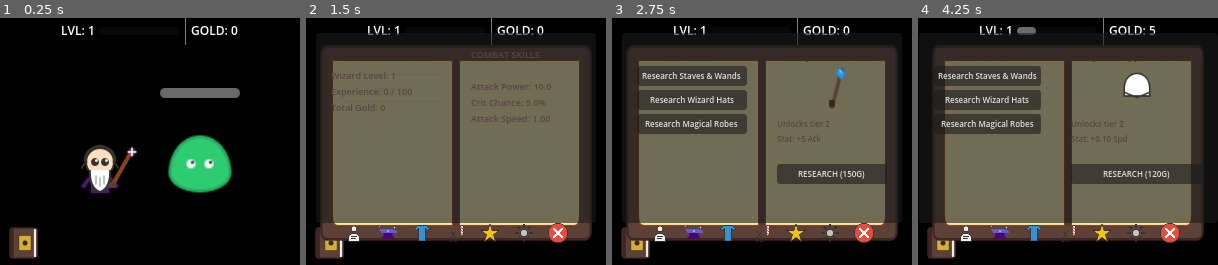
Above: before the commit, frames 1-4 (left to right).
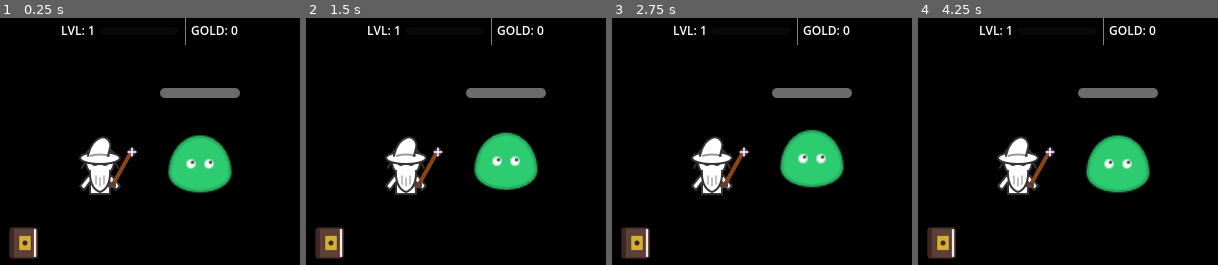
Above: after the commit, the same moments.

Repository: dgcarlucci/cast-lock
Game: Godot game, scene res://scenes/Main.tscn
Same seed, same stepped clock (60 frames per second), same inputs: the game is played once before the commit and once after it.
Inputs (mouse positions are in pixels of both pictures, inside the frame that each line leads up to):
- Up to frame 1 (0.25 s): no input
- Up to frame 2 (1.5 s): click (330, 242) at 0.5 s; click (354, 232) at 1.27 s
- Up to frame 3 (2.75 s): click (693, 232) at 2.02 s
- Up to frame 4 (4.25 s): click (999, 74) at 2.75 s, where only the run before the commit has a clickable "Research Staves & Wands"; click (999, 99) at 3.5 s, where only the run before the commit has a clickable "Research Wizard Hats"

The runs differ from the first frame. In frame 1, 1.4% of the frame differs, in the area x 26-41%, y 47-72%; in frame 2, 71%; in frame 3, 71%; in frame 4, 71%, in the area x 4-96%, y 3-92%.
Error after the commit: Parse Error: Could not parse global class "WizardStats" from "res://scripts/WizardStats.gd". (res://scripts/SaveManager.gd:5)

Commit message:
feat: add Accessory gear slot with tiered research and new SVGs

Diff:
--- /dev/null
+++ b/resources/player/appearance/acc_bag.svg
@@ -0,0 +1,5 @@
+<svg width="64" height="64" viewBox="0 0 64 64" fill="none" xmlns="http://www.w3.org/2000/svg">
+  <!-- Round leather bag -->
+  <circle cx="40" cy="48" r="8" fill="#a0522d" stroke="#333" stroke-width="2"/>
+  <path d="M36 42L40 40L44 42" stroke="#333" stroke-width="2" fill="none"/>
+</svg>
--- /dev/null
+++ b/resources/player/appearance/acc_book.svg
@@ -0,0 +1,6 @@
+<svg width="64" height="64" viewBox="0 0 64 64" fill="none" xmlns="http://www.w3.org/2000/svg">
+  <!-- Small book hanging from belt -->
+  <rect x="35" y="40" width="12" height="16" rx="1" fill="#5d4037" stroke="#333" stroke-width="1.5"/>
+  <rect x="37" y="40" width="2" height="16" fill="#3e2723"/>
+  <path d="M35 45H47" stroke="#d4af37" stroke-width="1"/>
+</svg>
--- /dev/null
+++ b/resources/player/appearance/acc_pouch.svg
@@ -0,0 +1,6 @@
+<svg width="64" height="64" viewBox="0 0 64 64" fill="none" xmlns="http://www.w3.org/2000/svg">
+  <!-- Small glass bottles -->
+  <rect x="35" y="42" width="6" height="8" rx="1" fill="#3498db" stroke="#333" stroke-width="1"/>
+  <rect x="42" y="42" width="6" height="8" rx="1" fill="#e74c3c" stroke="#333" stroke-width="1"/>
+  <path d="M35 45L48 45" stroke="#8b4513" stroke-width="2"/>
+</svg>
--- /dev/null
+++ b/resources/player/appearance/acc_sword.svg
@@ -0,0 +1,6 @@
+<svg width="64" height="64" viewBox="0 0 64 64" fill="none" xmlns="http://www.w3.org/2000/svg">
+  <!-- Simple sword in scabbard -->
+  <path d="M38 35L42 60" stroke="#333" stroke-width="4" stroke-linecap="round"/>
+  <path d="M35 38L41 38" stroke="#333" stroke-width="3" stroke-linecap="round"/>
+  <path d="M38 32L38 38" stroke="#8b4513" stroke-width="4" stroke-linecap="round"/>
+</svg>
--- a/scenes/Wizard.tscn
+++ b/scenes/Wizard.tscn
@@ -30,6 +30,10 @@
 centered = false
 offset = Vector2(-32, -64)
 
+[node name="Accessory" type="Sprite2D" parent="Layers"]
+centered = false
+offset = Vector2(-32, -64)
+
 [node name="Weapon" type="Sprite2D" parent="Layers"]
 position = Vector2(12, 0)
 texture = ExtResource("9_wand")
--- a/scripts/EquipmentManager.gd
+++ b/scripts/EquipmentManager.gd
@@ -29,6 +29,15 @@
 			{"id": "robe_sage", "name": "Sage's Vestment", "cost": 900, "power_boost": 15, "texture": "res://resources/player/appearance/robe_sage.svg", "tier": 3},
 			{"id": "robe_archmage", "name": "Archmage Gown", "cost": 3000, "power_boost": 40, "texture": "res://resources/player/appearance/robe_archmage.svg", "tier": 4}
 		]
+	},
+	"accessories": {
+		"name": "Waist Accessories",
+		"items": [
+			{"id": "acc_book", "name": "Waist Tome", "cost": 60, "power_boost": 3, "texture": "res://resources/player/appearance/acc_book.svg", "tier": 1},
+			{"id": "acc_pouch", "name": "Potion Pouch", "cost": 200, "haste_boost": 0.08, "texture": "res://resources/player/appearance/acc_pouch.svg", "tier": 2},
+			{"id": "acc_bag", "name": "Reagent Bag", "cost": 750, "power_boost": 10, "texture": "res://resources/player/appearance/acc_bag.svg", "tier": 3},
+			{"id": "acc_sword", "name": "Ceremonial Blade", "cost": 2000, "power_boost": 30, "texture": "res://resources/player/appearance/acc_sword.svg", "tier": 4}
+		]
 	}
 }
 
--- a/scripts/SaveManager.gd
+++ b/scripts/SaveManager.gd
@@ -19,6 +19,8 @@
 		"hat_style": stats.hat_style,
 		"hair_style": stats.hair_style,
 		"beard_style": stats.beard_style,
+		"main_hand_style": stats.main_hand_style,
+		"accessory_style": stats.accessory_style,
 		"active_spell_id": stats.active_spell_id,
 		"learned_spells": stats.learned_spells,
 		"spell_mastery_xp": stats.spell_mastery_xp,
@@ -32,8 +34,6 @@
 	if file:
 		file.store_string(json_string)
 		file.close()
-		# Only print in debug or just remove to clean up logs
-		# print("Game saved!")
 
 func load_game() -> Dictionary:
 	if not FileAccess.file_exists(SAVE_PATH):
--- a/scripts/StatsManager.gd
+++ b/scripts/StatsManager.gd
@@ -23,7 +23,6 @@
 		stats.crit_chance = save_data.get("crit_chance", stats.crit_chance)
 		stats.haste = save_data.get("haste", stats.haste)
 
-		# Load customization
 		if save_data.has("skin_color"): stats.skin_color = Color(save_data.skin_color)
 		if save_data.has("robe_color"): stats.robe_color = Color(save_data.robe_color)
 		if save_data.has("hat_color"): stats.hat_color = Color(save_data.hat_color)
@@ -34,6 +33,8 @@
 		stats.hat_style = save_data.get("hat_style", stats.hat_style)
 		stats.hair_style = save_data.get("hair_style", stats.hair_style)
 		stats.beard_style = save_data.get("beard_style", stats.beard_style)
+		stats.main_hand_style = save_data.get("main_hand_style", stats.main_hand_style)
+		stats.accessory_style = save_data.get("accessory_style", stats.accessory_style)
 
 		stats.active_spell_id = save_data.get("active_spell_id", stats.active_spell_id)
 		stats.learned_spells = save_data.get("learned_spells", stats.learned_spells)
@@ -46,14 +47,10 @@
 	SaveManager.save_game(stats)
 
 func reset_data():
-	# Delete the JSON save file
 	var dir = DirAccess.open("user://")
 	if dir.file_exists("save_game.json"):
 		dir.remove("save_game.json")
-
-	# Reset the resource to defaults
 	stats = WizardStats.new()
-	# Re-save the default state
 	save_stats()
 	print("Game data reset to defaults.")
 
--- a/scripts/UI_Overlay.gd
+++ b/scripts/UI_Overlay.gd
@@ -117,7 +117,7 @@
 	appearance_changed.emit()
 	StatsManager.save_stats()
 
-# --- BARBER SHOP (Colors & Grooming) ---
+# --- BARBER SHOP ---
 func _on_randomize_button_pressed():
 	var stats = StatsManager.stats
 	stats.robe_color = Color(randf(), randf(), randf())
@@ -139,7 +139,7 @@
 	appearance_changed.emit()
 	_update_all_previews()
 
-# --- ARMORY (Styles & Gear Selection) ---
+# --- ARMORY ---
 func update_armory_ui():
 	for child in unlocked_items_container.get_children(): child.queue_free()
 	var stats = StatsManager.stats
@@ -150,9 +150,14 @@
 		label.add_theme_color_override("font_color", Color.SADDLE_BROWN)
 		unlocked_items_container.add_child(label)
 
-		var unlocked_tier = stats.unlocked_tiers.get(cat_id, 1)
+		var unlocked_tier = stats.unlocked_tiers.get(cat_id, 0)
 		var items = EquipmentManager.get_category_items(cat_id)
-		for i in range(unlocked_tier):
+
+		# If it's a category that starts with tier 1 (like weapon), show at least one
+		var display_count = unlocked_tier
+		if cat_id != "accessories" and display_count == 0: display_count = 1
+
+		for i in range(display_count):
 			if i < items.size():
 				var item = items[i]
 				var btn = Button.new()
@@ -166,29 +171,29 @@
 	if category == "main_hand": stats.main_hand_style = tier
 	elif category == "head": stats.hat_style = tier
 	elif category == "body": stats.robe_style = tier
+	elif category == "accessories": stats.accessory_style = tier
 	appearance_changed.emit()
 	_update_all_previews()
 	update_stats()
 
-# --- WORKSHOP (Research & Blueprints) ---
+# --- WORKSHOP ---
 func _on_equip_cat_select(cat_id: String):
 	selected_equip_cat = cat_id
 	update_workshop_ui()
 
 func _on_research_button_pressed():
 	var stats = StatsManager.stats
-	var current_tier = stats.unlocked_tiers.get(selected_equip_cat, 1)
+	var current_tier = stats.unlocked_tiers.get(selected_equip_cat, 0)
 	var item = EquipmentManager.get_item_data(selected_equip_cat, current_tier)
 	if not item: return
 
 	if stats.gold >= item.get("cost", 0):
 		stats.gold -= item.get("cost", 0)
 		stats.unlocked_tiers[selected_equip_cat] = item.get("tier", 1)
-		# Auto-equip
 		if selected_equip_cat == "main_hand": stats.main_hand_style = item.get("tier", 1)
 		elif selected_equip_cat == "head": stats.hat_style = item.get("tier", 1)
 		elif selected_equip_cat == "body": stats.robe_style = item.get("tier", 1)
-		# Boosts
+		elif selected_equip_cat == "accessories": stats.accessory_style = item.get("tier", 1)
 		if item.has("power_boost"): stats.attack_power += item.get("power_boost", 0)
 		if item.has("haste_boost"): stats.haste += item.get("haste_boost", 0)
 		show_floating_text("RESEARCH COMPLETE!", Color.GOLD)
@@ -212,7 +217,7 @@
 		equip_list_container.add_child(btn)
 
 	var stats = StatsManager.stats
-	var current_unlocked = stats.unlocked_tiers.get(selected_equip_cat, 1)
+	var current_unlocked = stats.unlocked_tiers.get(selected_equip_cat, 0)
 	var item = EquipmentManager.get_item_data(selected_equip_cat, current_unlocked)
 	if item:
 		item_title.text = "Blueprint: " + item.get("name", "Unknown Item")
@@ -231,7 +236,7 @@
 		research_button.text = "MAXED"
 		research_button.disabled = true
 
-# --- SPELL BOOK (Training & Mastery) ---
+# --- SPELLS ---
 func _on_spell_select_pressed(spell_id: String):
 	selected_spell_id = spell_id
 	update_spell_ui()
--- a/scripts/Wizard.gd
+++ b/scripts/Wizard.gd
@@ -10,6 +10,7 @@
 @onready var hair = $Layers/Hair
 @onready var beard = $Layers/Beard
 @onready var weapon = $Layers/Weapon
+@onready var accessory = $Layers/Accessory
 @onready var layers = $Layers
 @onready var shadow = $Shadow
 
@@ -74,6 +75,20 @@
 			weapon.texture = load("res://resources/player/appearance/staff_arcane.svg")
 		elif stats.main_hand_style == 5:
 			weapon.texture = load("res://resources/player/appearance/staff_dragon.svg")
+
+	# Accessory visibility and texture
+	if stats.accessory_style == 0:
+		accessory.visible = false
+	else:
+		accessory.visible = true
+		if stats.accessory_style == 1:
+			accessory.texture = load("res://resources/player/appearance/acc_book.svg")
+		elif stats.accessory_style == 2:
+			accessory.texture = load("res://resources/player/appearance/acc_pouch.svg")
+		elif stats.accessory_style == 3:
+			accessory.texture = load("res://resources/player/appearance/acc_bag.svg")
+		elif stats.accessory_style == 4:
+			accessory.texture = load("res://resources/player/appearance/acc_sword.svg")
 
 func start_idle_animation():
 	var tween = get_tree().create_tween().set_loops()
--- a/scripts/WizardStats.gd
+++ b/scripts/WizardStats.gd
@@ -17,16 +17,19 @@
 @export var hair_color: Color = Color("ffffff") # Default white/grey
 @export var robe_style: int = 0
 @export var hat_style: int = 0
-@export var hair_style: int = 1
-@export var beard_style: int = 1
+@export var robe_style: int = 0
+@export var hat_style: int = 0
 @export var main_hand_style: int = 1 # 0: None, 1: Wand, 2: Staff
 @export var off_hand_style: int = 0
+@export var accessory_style: int = 0
 
 @export var unlocked_tiers: Dictionary = {
 	"main_hand": 1,
 	"head": 1,
-	"body": 1
+	"body": 1,
+	"accessories": 0
 }
+
 
 @export_group("Spells")
 @export var active_spell_id: String = "magic_missile"
Not shown, added: resources/player/appearance/hat_apprentice.svg.import
Not shown, added: resources/player/appearance/hat_archmage.svg.import
Not shown, added: resources/player/appearance/hat_sage.svg.import
Not shown, added: resources/player/appearance/hat_scholar.svg.import
Not shown, added: resources/player/appearance/robe_archmage.svg.import
Not shown, added: resources/player/appearance/robe_sage.svg.import
Not shown, added: resources/player/appearance/robe_scholar.svg.import
Not shown, added: resources/player/appearance/staff_dragon.svg.import
Not shown, added: resources/player/appearance/wand_willow.svg.import
